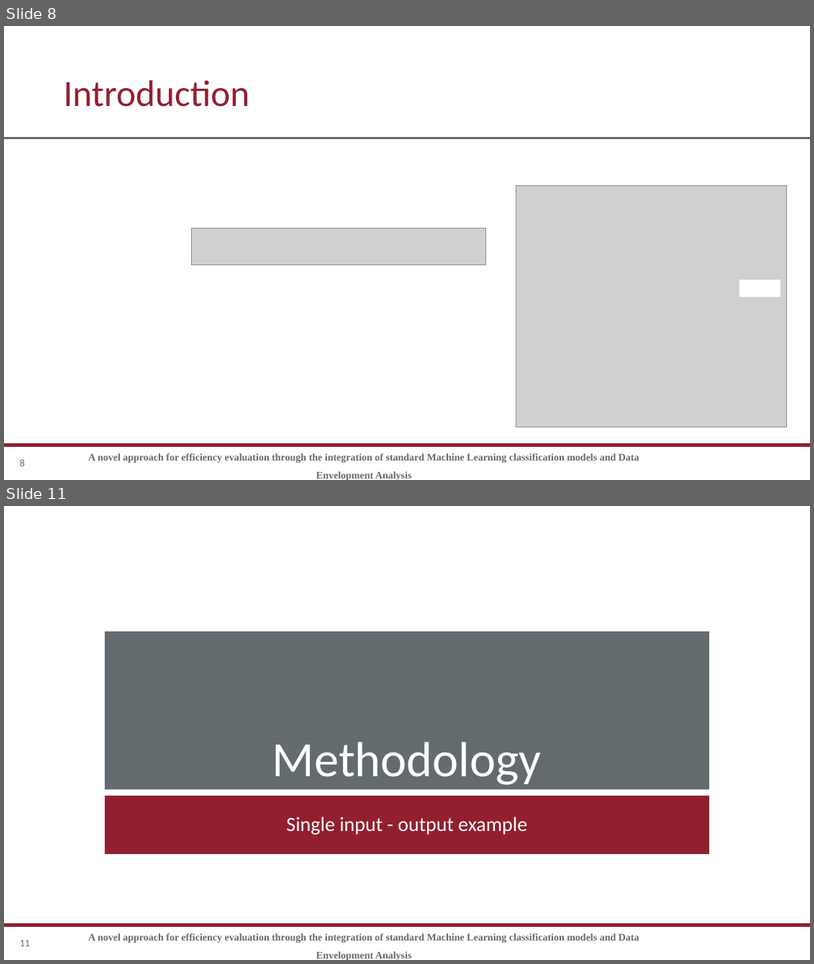
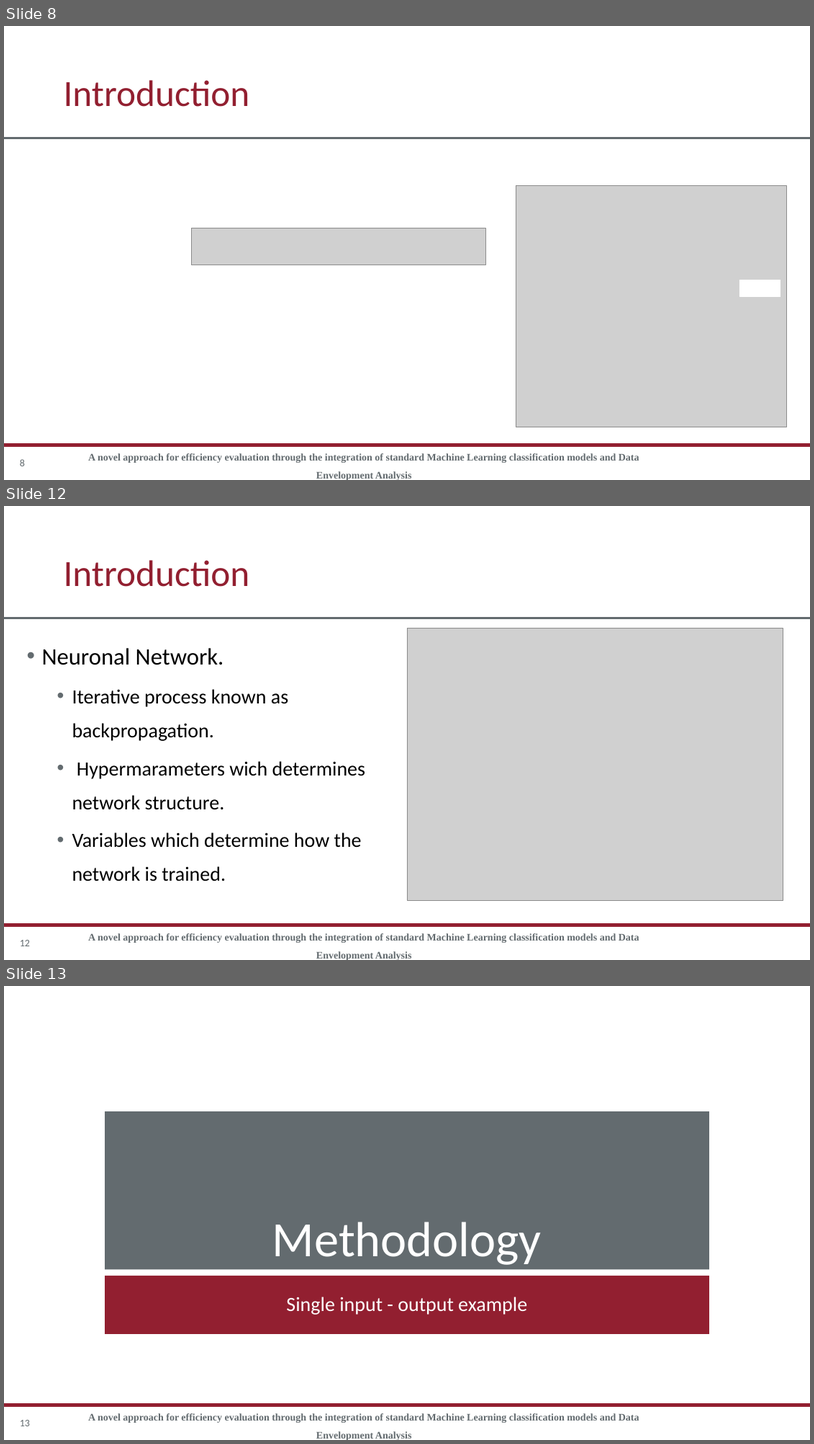
Before and after one commit to rgonzalezmoyano/Cafee, a slide deck: articulo 1 XAI/Presentación/Presentacion XAI cafee.pptx. Shown one above the other, each under a label of ours: slides 8 and 11 before the commit, slides 8, 12 and 13 after it; the slides between them are not shown. The pictures are 814x964 and 814x1444 pixels, drawn with LibreOffice and Linux fonts; fonts in the diff are those of the drawing; grey boxes stand for pictures; background and template pictures are left out. Boxes give left, top, right and bottom in pixels: in the first picture for what was removed or moved away, otherwise in the second. Text is boxed around its words. In the diff, an @@ line names an element or a change of style, - is before the commit and + after.

```diff
--- a/articulo 1 XAI/Presentación/Presentacion XAI cafee.pptx
+++ b/articulo 1 XAI/Presentación/Presentacion XAI cafee.pptx
@@ slide 12 added at box(4, 506, 810, 960), background #FFFFFF; not listed: 2 template elements that a slide beside it also shows @@
@@ title added at box(64, 560, 250, 587), 66 pt, text #921F30 @@
+Introduction
@@ picture added at box(407, 628, 783, 900) @@
@@ text added at box(42, 648, 366, 881), 36 pt, text #000000 @@
+• Neuronal Network.
+  • Iterative process known as backpropagation.
+  • Hypermarameters wich determines network structure.
+  • Variables which determine how the network is trained.
@@ text added at box(88, 933, 640, 960), 18 pt, text #636B6F, bold @@
+A novel approach for efficiency evaluation through the integration of standard Machine Learning classification models and Data Envelopment Analysis
@@ page number added at box(20, 939, 30, 946), 18 pt, text #636B6F @@
+12
@@ what was slide 11 is now slide 13 @@
@@ page number at box(20, 1419, 30, 1426): text changed @@
-11
+13
```
Also in this commit, not shown: 7 slides changed, 1 other slide added, 3 other files.
